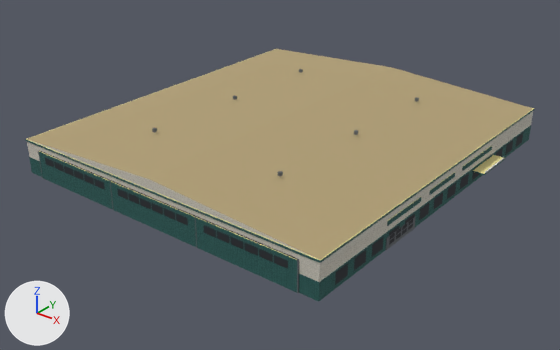
Renders of the glTF model airport-cyxd/PackageSources/modelLib/cyxd_hangar14/cyxd_hangar14.gltf from each side of a commit.
One viewpoint serves both versions: a camera (50 mm lens) standing at (116.3, -150.4, 86.2) and looking at (1.0, -6.3, -3.2). Every picture has the same lights, and +X, +Y and +Z are marked at lower left. The picture after the commit comes second. Vertices at exactly the same position are counted once.

Script lines for the objects in view, before the commit:
```python
me_cyxd_hangar14 = bpy.data.meshes.new('cyxd_hangar14')
me_cyxd_hangar14.from_pydata(...)  # 450 vertices, 366 faces; spans x -45.6..48.6, y -50.3..50.2, z 0.0..12.3
# faces by material slot: [274, 18, 2, 72]
me_cyxd_hangar14.materials.append(mat_cyxd_flat)  # picture img_cyxd_palette_png
me_cyxd_hangar14.materials.append(mat_cyxd_siding)  # picture img_cyxd_siding_png
me_cyxd_hangar14.materials.append(mat_cyxd_shingle_grey)  # picture img_cyxd_shingle_grey_png
me_cyxd_hangar14.materials.append(mat_cyxd_ribbed_teal)  # picture img_cyxd_ribbed_teal_png
ob_cyxd_hangar14 = bpy.data.objects.new('cyxd_hangar14', me_cyxd_hangar14)
ob_cyxd_hangar14.location = (0.0, 0.0, 0.0)
```
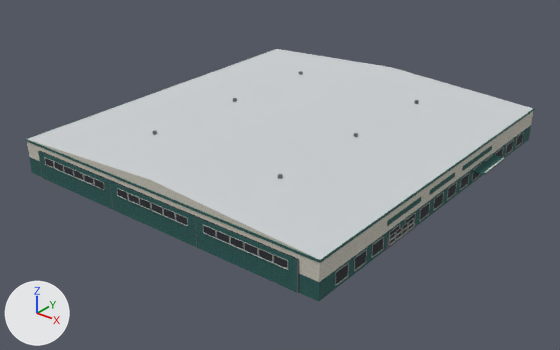
Where the change shows, as pixel boxes (x1, y1, x2, y2) in the pictures (560 x 350 px; the box of a moved part takes in the faces that stretch with it):
part 1 of me_cyxd_hangar14, moved or reshaped: before (278, 171, 283, 177); after (273, 263, 288, 270)
part 2 of me_cyxd_hangar14, added: after (44, 71, 524, 286)
part 3 of me_cyxd_hangar14, surface changed (beige to grey): (26, 49, 535, 263) in both

What changed in the scene script:
```text
Change me_cyxd_hangar14:
    used by ob_cyxd_hangar14; location = (0.0, 0.0, 0.0)
    remove me_cyxd_hangar14.from_pydata(...)  # 450 vertices, 366 faces; spans x -45.6..48.6, y -50.3..50.2, z 0.0..12.3
    add me_cyxd_hangar14.from_pydata(...)  # 2298 vertices, 3006 faces; spans x -45.7..48.6, y -50.5..50.3, z 0.0..11.9
    me_cyxd_hangar14 part 1: the loose piece of 8 vertices spanning x 19.6..20.4, y -30.4..-29.6, z 11.4..12.3 is scaled about its middle by (4.58, 0.275, 0.1), then moved by (16.4, -20.4, -7.3)
    me_cyxd_hangar14 part 2: 1656 vertices added at x -45.7..45.8, y -50.4..50.3, z 0.8..11.6
    me_cyxd_hangar14 part 3: 70 kept faces spanning x -45.6..48.6, y -50.3..50.2, z 0.0..11.9 get new texture (UV) coordinates
    other edits to the shape of me_cyxd_hangar14 do not show in these pictures
```
